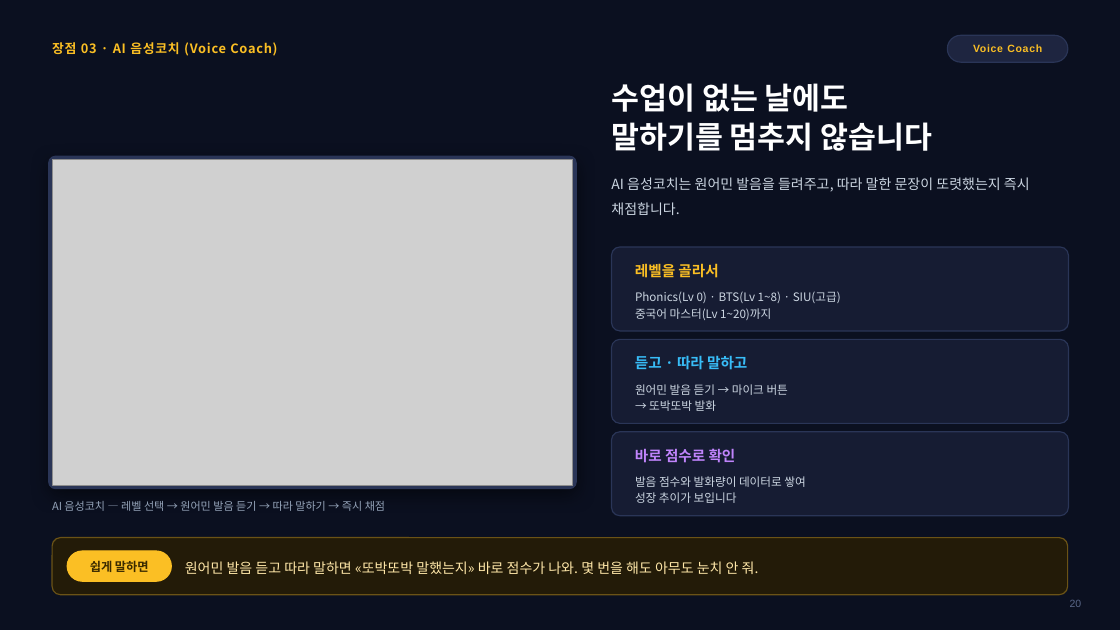
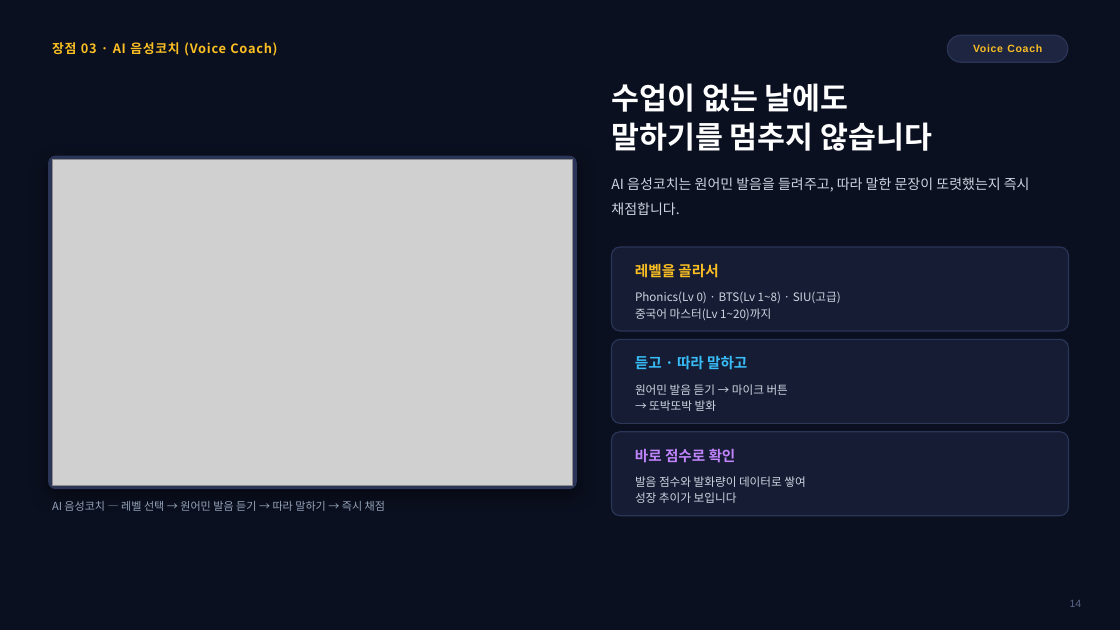
Before and after one commit to navy111p-sudo/mangoiweb, a slide deck: slide 14 of docs/MANGO_AI_안내_통합본_2026-08-17.pptx (slide 20 before the commit). Drawn at 1120x630 pixels with LibreOffice and Linux fonts; fonts in the diff are those of the drawing; grey boxes stand for pictures; background and template pictures are left out. Boxes give left, top, right and bottom in pixels: in the first picture for what was removed or moved away, otherwise in the second. Text is boxed around its words. In the diff, an @@ line names an element or a change of style, - is before the commit and + after.

```diff
--- a/docs/MANGO_AI_안내_통합본_2026-08-17.pptx
+++ b/docs/MANGO_AI_안내_통합본_2026-08-17.pptx
@@ rounded rectangle removed at (52, 538, 1068, 595) @@
@@ rounded rectangle removed at (67, 551, 171, 581) @@
@@ text removed at (90, 560, 149, 572) @@
-쉽게 말하면
@@ text removed at (185, 561, 759, 574) @@
-원어민 발음 듣고 따라 말하면 «또박또박 말했는지» 바로 점수가 나와. 몇 번을 해도 아무도 눈치 안 줘.
@@ text at (1070, 600, 1082, 607): text changed @@
-20
+14
```
Also in this commit, not shown: 34 other slides changed, 6 slides removed.
